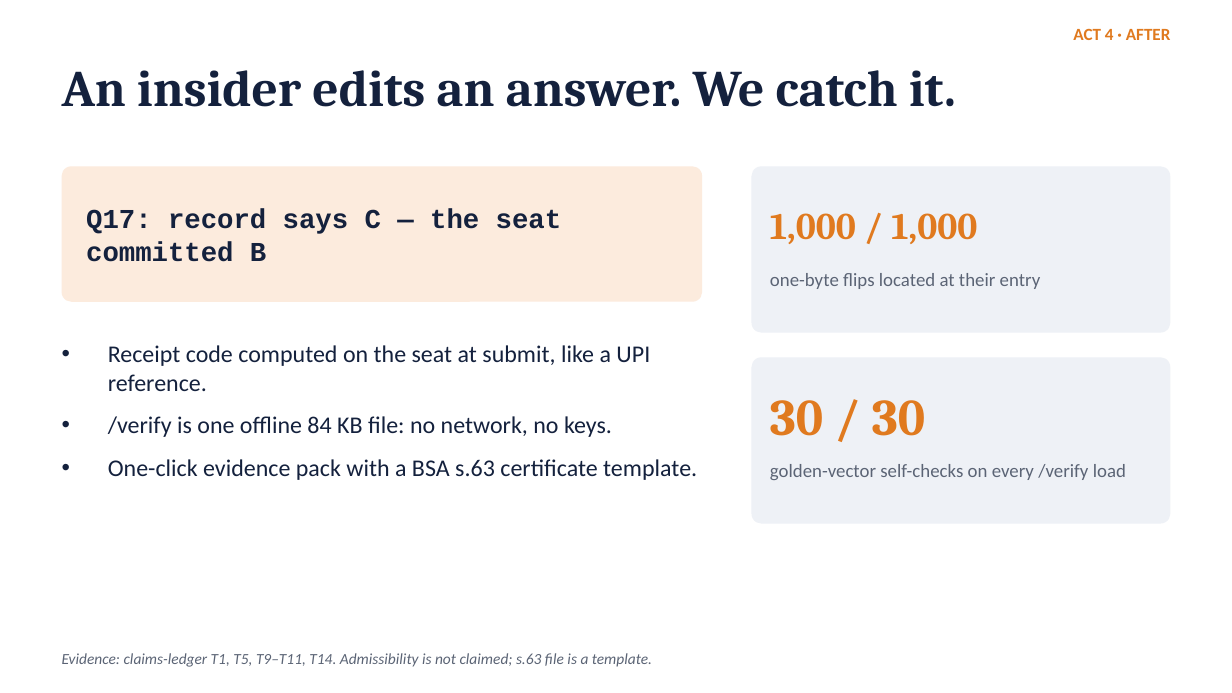
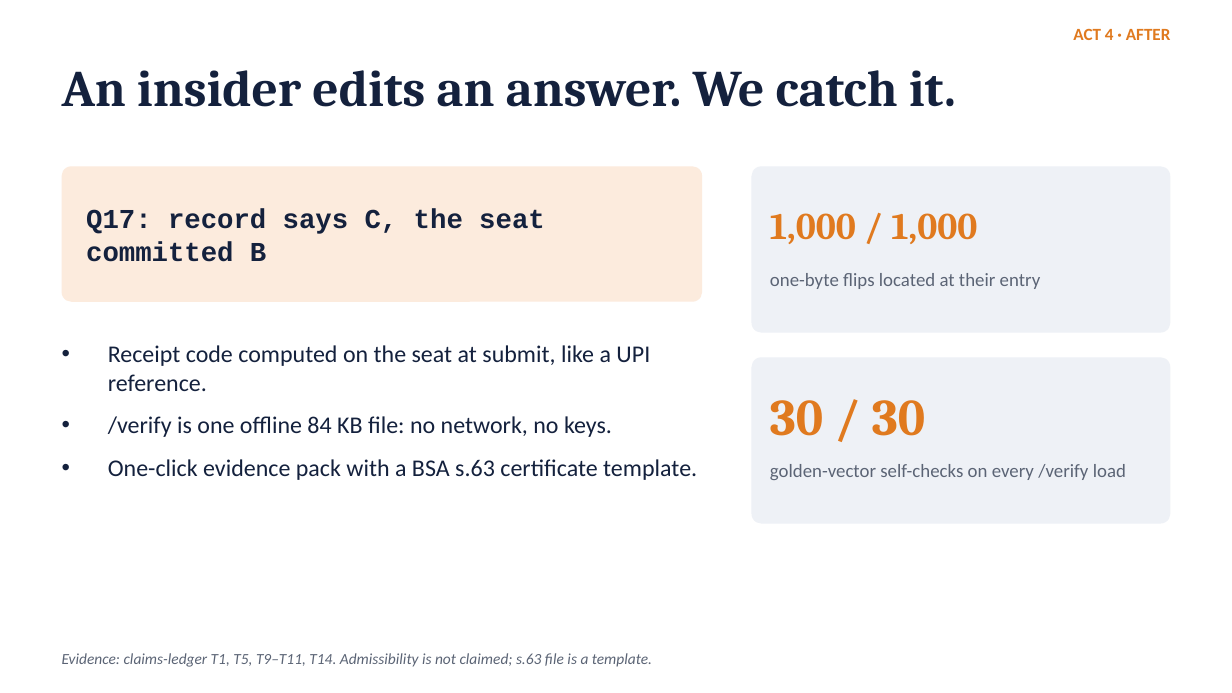
Before and after one commit to anirudh12032008/saakshi, a slide deck: slide 8 of docs/deck/saakshi.pptx. Drawn at 1232x693 pixels with LibreOffice and Linux fonts; fonts in the diff are those of the drawing. Boxes give left, top, right and bottom in pixels: in the first picture for what was removed or moved away, otherwise in the second. Text is boxed around its words. In the diff, an @@ line names an element or a change of style, - is before the commit and + after.

Commit message:
docs: solution presentation PDF, plain wording, no em dashes

```diff
--- a/docs/deck/saakshi.pptx
+++ b/docs/deck/saakshi.pptx
@@ text at (86,209,545,262): text changed @@
-Q17: record says C — the seat committed B
+Q17: record says C, the seat committed B
```
Also in this commit, not shown: 7 other slides changed, 2 other files.
